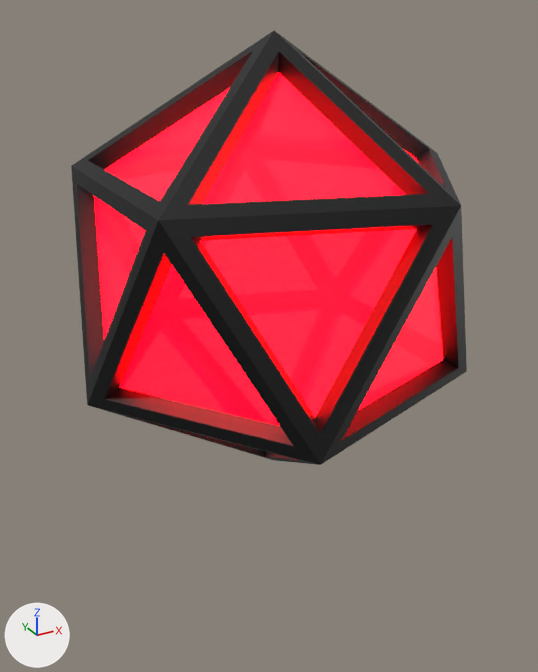
A saved change to the FBX model Assets/Models/shard.fbx.
Camera for both pictures: a camera (50 mm lens) standing at (-1.24, -2.23, 1.67) and looking at (0.01, 0.05, 0.53). Arrows for +X, +Y and +Z are at lower left; the lights stay in place. Where no turn or scale is listed for an object, it has been applied to the vertices.
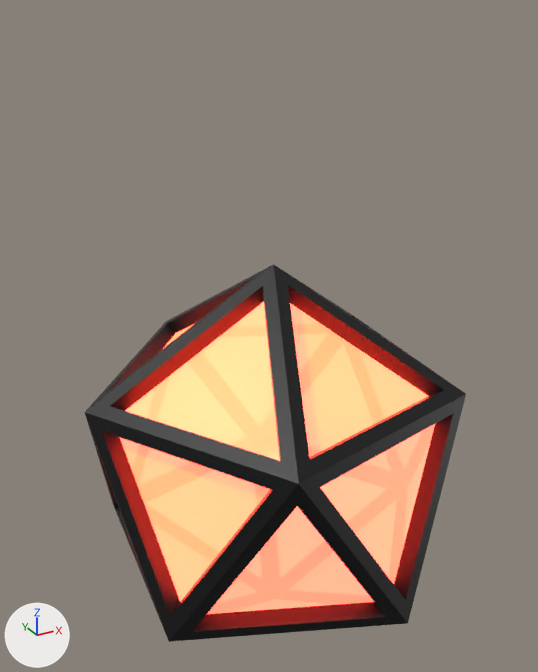
Where the newer file only moved an object's origin or applied its transform, the numbers keep the older frame.

Pixel boxes [x1, y1, x2, y2] of what changed, in the pictures (538 x 672 px):
'Icosphere', recoloured, mesh turned
    before: [71, 31, 467, 465]
    after: [85, 264, 466, 642]

Edits to the bpy script that builds the scene:
```text
Change mat_center:
    mat_center.base_color: (1.0, 0.0, 0.0209) -> (1.0, 0.568, 0.0123)  # red #ff0028 -> yellow #ffc71d
    mat_center.emission_color: (2.0, 0.0, 0.00413) -> (2.001, 0.0382, 0.0326)  # red #ff000d -> red #ff3733
Change me_icosphere_001:
    where me_icosphere_001.from_pydata(...)  # 132 vertices, 140 faces; spans x -0.72..0.72, y -0.68..0.68, z -0.02..1.58
    used by ob_icosphere; location = (0.0, 0.0, 0.022)
    me_icosphere_001 part 1: the whole mesh is turned 30.9 degrees about the z axis through its middle, then moved by (0.0, 0.0, -0.78)
```
